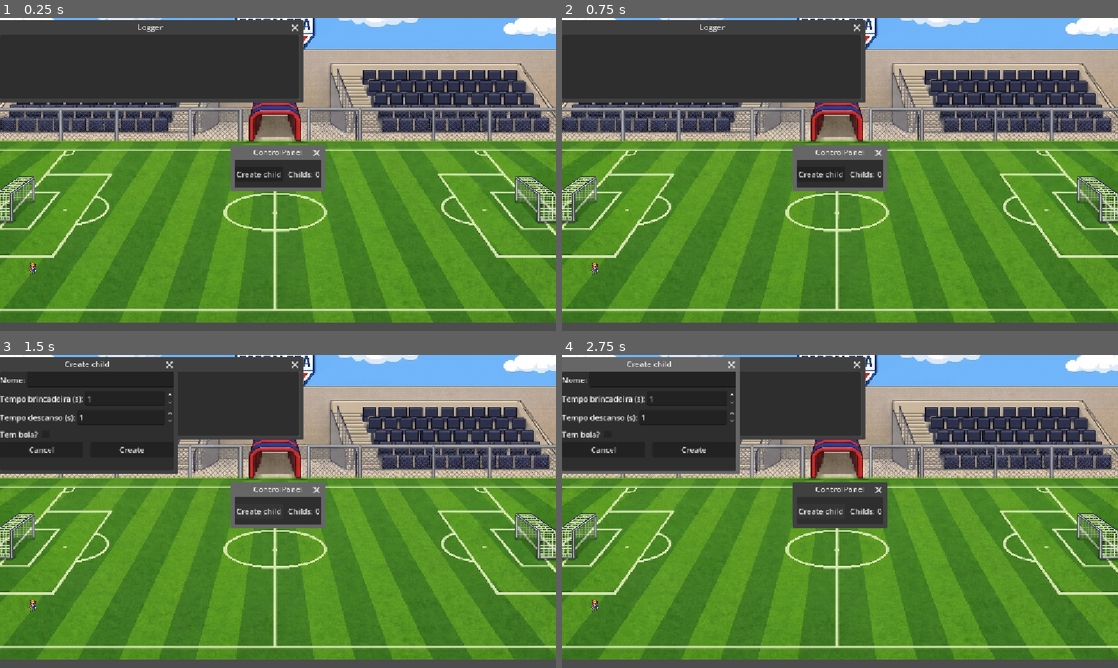
Above: before the commit, frames 1-4 (two rows, left to right).
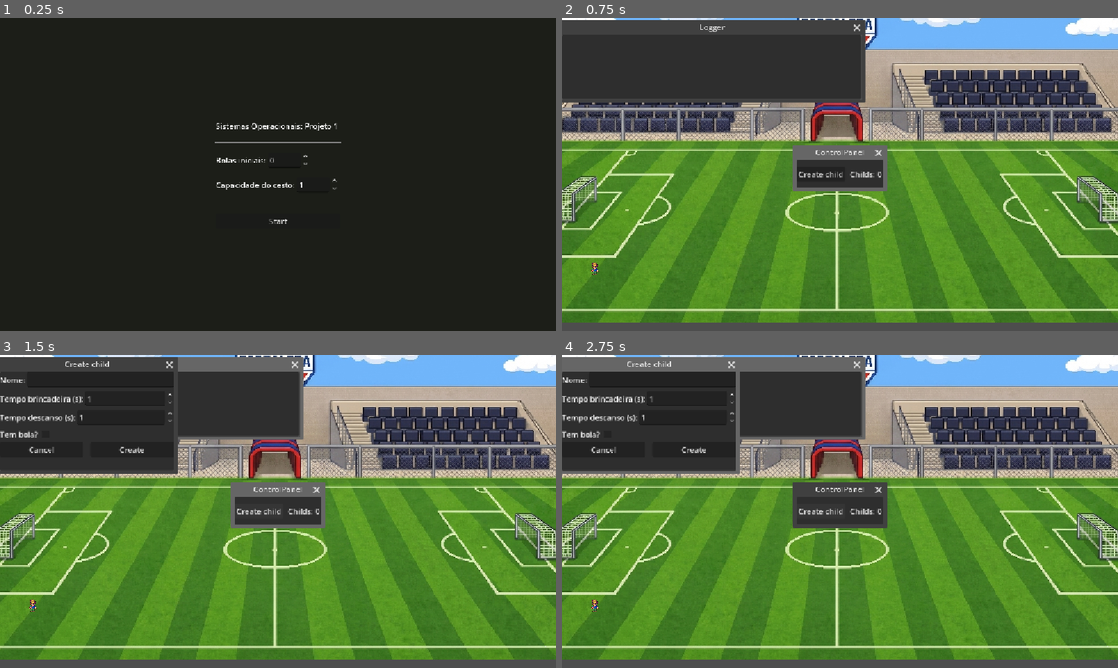
Above: after the commit, the same moments.

Repository: JonasVsc/operating-systems-p-1
Game: Godot game, scene res://scenes/settings.tscn
The game is run twice, just before and just after one commit, with the same random seed, the same clock (stepped at 60 frames per second) and the same inputs. Before the commit the project starts from res://scenes/main.tscn.
Inputs (mouse positions are in pixels of both pictures, inside the frame that each line leads up to):
- Up to frame 1 (0.25 s): no input
- Up to frame 2 (0.75 s): click (840, 221) at 0.5 s, where only the run after the commit has a clickable "Start"
- Up to frame 3 (1.5 s): click "Create child" at 1.25 s
- Up to frame 4 (2.75 s): click "Create child" at 2 s

The runs differ from the first frame. In frame 1, 87% of the frame differs, in the area x 0-100%, y 0-100%; in frame 2, nothing differs; in frame 3, 1.3%; in frame 4, 1.3%.

Commit message:
update: run settings.tscn as default

Diff:
--- a/project.godot
+++ b/project.godot
@@ -11,7 +11,7 @@
 [application]
 
 config/name="operating-systems-p1"
-run/main_scene="uid://brcivw2inplpf"
+run/main_scene="uid://br0b2wpmqrr1j"
 config/features=PackedStringArray("4.6", "Forward Plus")
 config/icon="res://icon.svg"
 
